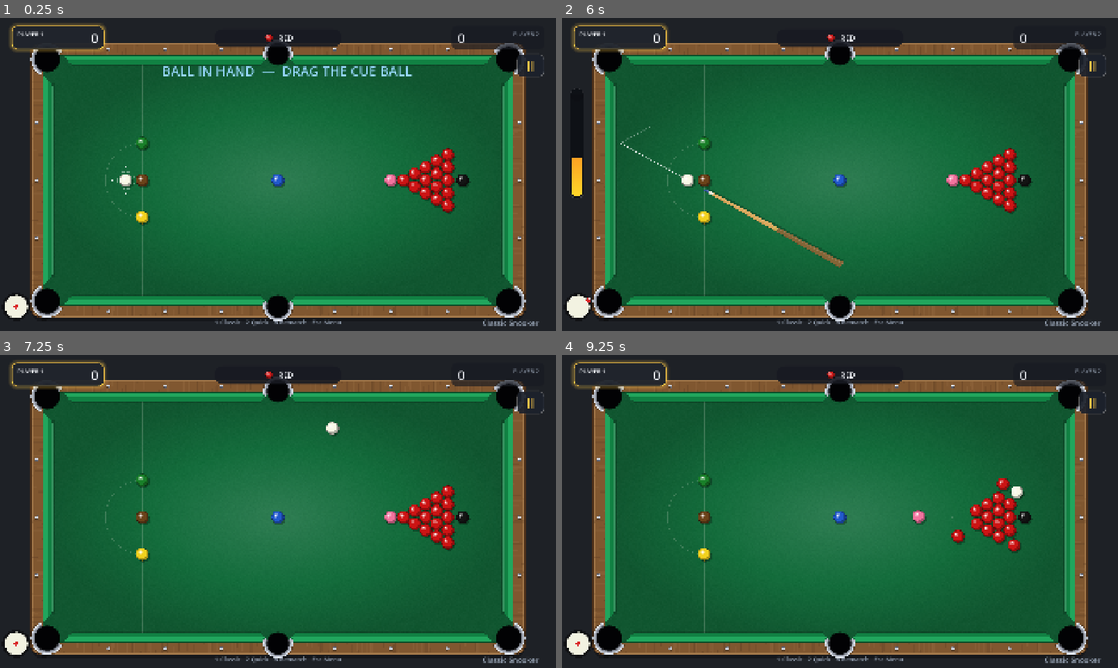
Above: before the commit, frames 1-4 (two rows, left to right).
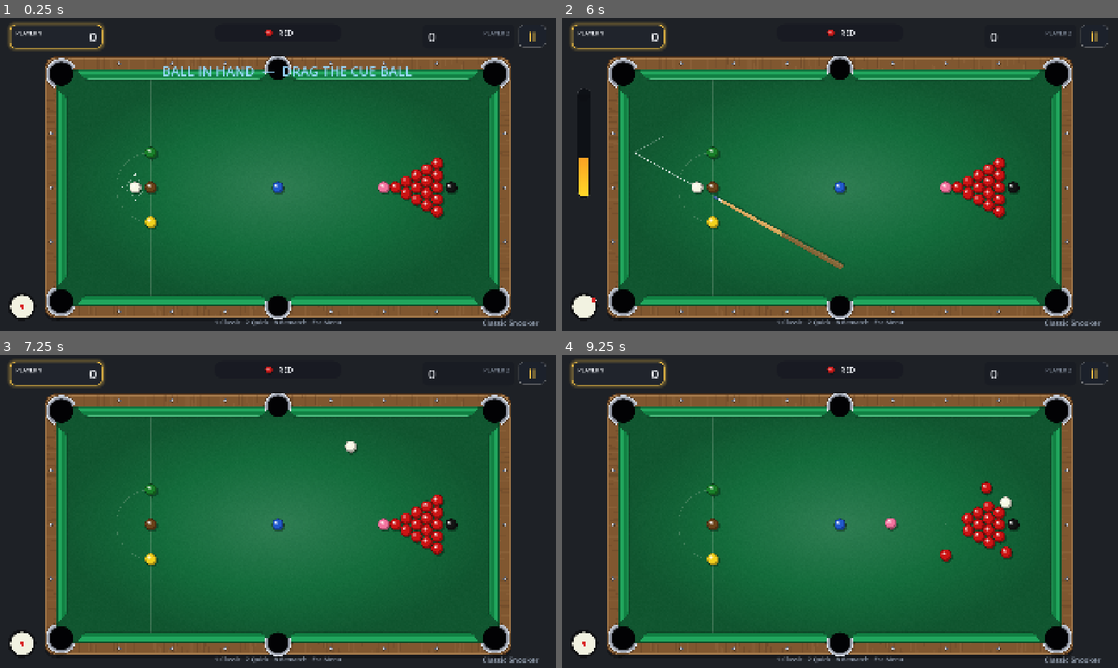
Above: after the commit, the same moments.

Repository: SaadiDK-003/pocket_duel
Game: Godot game, scene res://scenes/snooker/snooker_game.tscn
Two runs of this game, one before a commit and one after it. Both use one fixed random seed, a clock stepped at 60 frames per second and the inputs below. This scene is started directly instead of the project's main scene.
Inputs (mouse positions are in pixels of both pictures, inside the frame that each line leads up to):
- Up to frame 1 (0.25 s): no input
- Up to frame 2 (6 s): click "II" at 0.5 s; click "Restart" at 1.25 s; click "II" at 2 s; click "Restart" at 2.75 s; click "II" at 3.5 s; click "Restart" at 4.25 s; tap Enter at 5 s; drag from (578, 305) to (895, 105) at 5.02 s; drag from (728, 190) to (812, 237) at 5.77 s
- Up to frame 3 (7.25 s): click "SHOOT" at 6.5 s
- Up to frame 4 (9.25 s): move the mouse to (895, 442) at 7.27 s; tap 2 at 7.35 s; click (895, 442) at 7.42 s; drag from (812, 574) to (673, 464) at 8.02 s; move the mouse to (1006, 558) at 8.77 s; tap 1 at 8.85 s; click (1006, 558) at 8.92 s

The runs differ from the first frame. In frame 1, 22% of the frame differs, in the area x 0-99%, y 1-97%; in frame 2, 23%; in frame 3, 23%; in frame 4, 23%.

Commit message:
HUD: centre the pill ball, keep top HUD off the table
- BallPreview gains a 'lift' offset; the centre-pill ball uses lift=0 so it sits
  dead-centre next to the text (was drawn slightly high)
- Move the pause button into the top-right corner (it was hanging down onto the
  felt) with the right card tucked beside it; move the timer into the top band
- Increase the table's top clearance (160->210) so cards/pill/timer/pause all
  sit above the table, not over it

Co-Authored-By: Claude Opus 4.8 <noreply@anthropic.com>

Diff:
--- a/scripts/shared/ball_preview.gd
+++ b/scripts/shared/ball_preview.gd
@@ -7,6 +7,7 @@
 var base: Color = Color(0.80, 0.09, 0.09)
 var style: String = "classic"
 var multi: bool = false                 # true = draw an "any colour" ball
+var lift: float = -0.14                 # vertical offset (× radius); 0 = dead centre
 
 # The six snooker colours, for the multi ("any colour") ball.
 const MULTI_COLORS: Array[Color] = [
@@ -17,7 +18,7 @@
 
 func _draw() -> void:
 	var r := minf(size.x, size.y) * 0.30
-	var c := size * 0.5 + Vector2(0, -r * 0.14)
+	var c := size * 0.5 + Vector2(0, r * lift)
 	if multi:
 		_paint_multi(c, r)
 	else:
--- a/scripts/snooker/game_manager.gd
+++ b/scripts/snooker/game_manager.gd
@@ -183,7 +183,7 @@
 
 
 func _compute_play_rect(vp: Vector2) -> Rect2:
-	var top := 160.0        # Clear the top score cards (now compact).
+	var top := 210.0        # Clear the top score cards, pill, timer & pause.
 	var bottom := 120.0     # Clear the bottom mode/hint text.
 	var side := 96.0
 	var avail_w := vp.x - side * 2.0
--- a/scripts/snooker/hud.gd
+++ b/scripts/snooker/hud.gd
@@ -124,14 +124,16 @@
 		gutter_left = w * 0.14
 	if gutter_right < 0.0:
 		gutter_right = w * 0.86
-	_cards[0]["panel"].position = Vector2(40, 26)
-	_cards[1]["panel"].position = Vector2(w - 40 - CARD_W, 26)
-	_pill.position = Vector2(w * 0.5 - PILL_W * 0.5, 38)
-	_pause.position = Vector2(w - 40 - _pause.size.x, 26 + CARD_H + 14)
+	# Top band: left card, then right card + pause tucked in the top-right corner
+	# (pause no longer hangs down onto the table).
+	_cards[0]["panel"].position = Vector2(34, 22)
+	_pause.position = Vector2(w - 34 - _pause.size.x, 22)
+	_cards[1]["panel"].position = Vector2(w - 34 - _pause.size.x - 12 - CARD_W, 22)
+	_pill.position = Vector2(w * 0.5 - PILL_W * 0.5, 20)
+	_timer.position = Vector2(w * 0.5 - _timer.size.x * 0.5, 88)
 	_mode.position = Vector2(w - 60 - _mode.size.x, h - 46)
 	_hint.position = Vector2(w * 0.5 - _hint.size.x * 0.5, h - 46)
 	_flash.position = Vector2(w * 0.5 - _flash.size.x * 0.5, 150)
-	_timer.position = Vector2(w * 0.5 - _timer.size.x * 0.5, 112)
 	# Power meter + spin selector live in the LEFT gutter, kept off the felt.
 	var pm_x := clampf((gutter_left - PWRV_W) * 0.5, 6.0, maxf(6.0, gutter_left - PWRV_W - 6.0))
 	_power_meter.position = Vector2(pm_x, h * 0.40 - PWRV_H * 0.5)
@@ -224,6 +226,8 @@
 	_on_ball = BallPreview.new()
 	_on_ball.custom_minimum_size = Vector2(42, 42)
 	_on_ball.style = "classic"
+	_on_ball.lift = 0.0                         # dead-centre next to the text
+	_on_ball.size_flags_vertical = Control.SIZE_SHRINK_CENTER
 	_on_ball.base = ON_COLORS["RED"]
 	row.add_child(_on_ball)
 	_on_text = _mini_label(row, "RED", 26, TEXT_BRIGHT)
